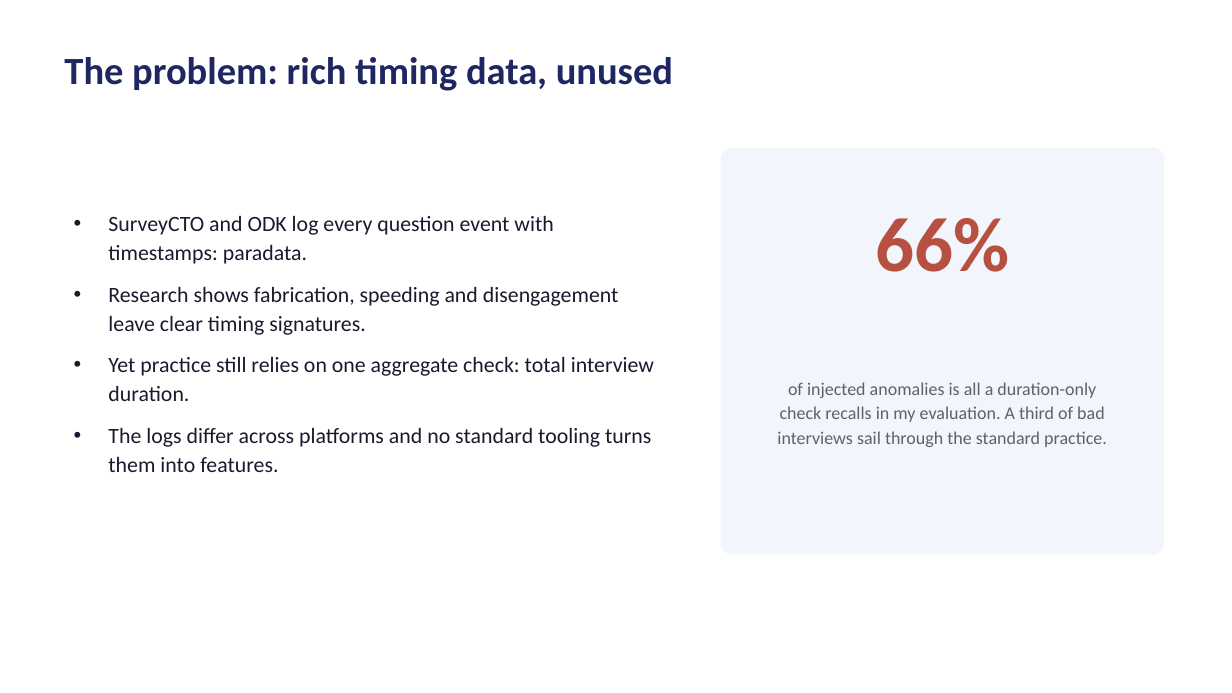
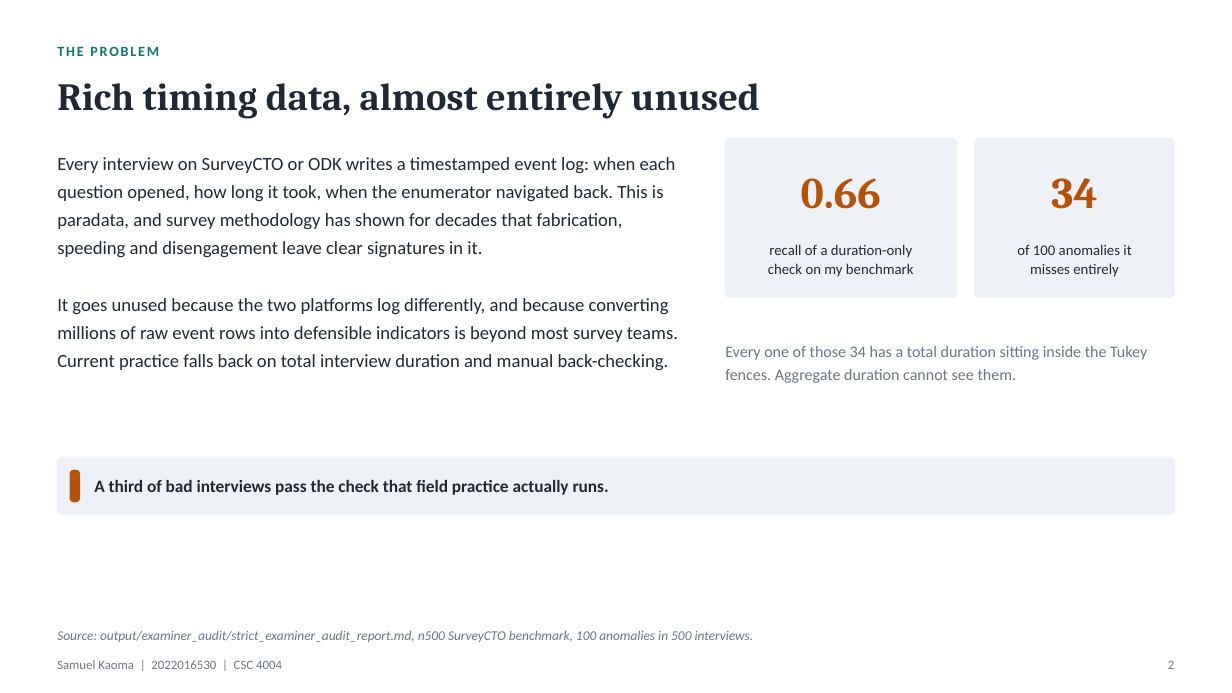
Before and after one commit to Samuelkaoma-eng/SKACE-TIME-DATA, a slide deck: slide 2 of docs/deliverables/Kaoma_Paradata_Presentation.pptx. Drawn at 1232x693 pixels with LibreOffice and Linux fonts; fonts in the diff are those of the drawing. Boxes give left, top, right and bottom in pixels: in the first picture for what was removed or moved away, otherwise in the second. Text is boxed around its words. In the diff, an @@ line names an element or a change of style, - is before the commit and + after.

Commit message:
Track the presentation's demo panels and the parity pipeline outputs
The presentation grew to 31 slides with five demo panels drawn from a live
pipeline run; the panels and the script that draws them are now committed
alongside it. The platform parity run's per-interview pipeline outputs are
tracked, as the robustness round's already are, while the inputs it
regenerates under data/platform_parity/ and the demo run's outputs are
ignored. The handwritten signature used by the Word build stays out of
version control.

The README now describes the report's appendices as A to F and names the
commands that rebuild its figures and Word files.

```diff
--- a/docs/deliverables/Kaoma_Paradata_Presentation.pptx
+++ b/docs/deliverables/Kaoma_Paradata_Presentation.pptx
@@ text at <box>57,46,159,56</box>: text changed; size 30 to 11 pt; text colour #1E2761 to #0F766E @@
-The problem: rich timing data, unused
+THE PROBLEM
@@ text added at <box>57,83,760,119</box>, 30 pt, text #1F2933, bold @@
+Rich timing data, almost entirely unused
@@ rounded rectangle removed at <box>721,148,1165,555</box> @@
@@ rounded rectangle added at <box>726,139,957,298</box>, fill #EEF2F6, outline #EEF2F6 1 pt @@
@@ rounded rectangle added at <box>975,139,1175,298</box>, fill #EEF2F6, outline #EEF2F6 1 pt @@
@@ text added at <box>57,157,678,370</box>, 14.5 pt, text #1F2933 @@
+Every interview on SurveyCTO or ODK writes a timestamped event log: when each question opened, how long it took, when the enumerator navigated back. This is paradata, and survey methodology has shown for decades that fabrication, speeding and disengagement leave clear signatures in it.
+It goes unused because the two platforms log differently, and because converting millions of raw event rows into defensible indicators is beyond most survey teams. Current practice falls back on total interview duration and manual back-checking.
@@ text at <box>801,178,881,209</box>: text changed; size 60 to 34 pt; font Calibri to Cambria; text colour #B85042 to #B45309 @@
-66%
+0.66
@@ text added at <box>1051,178,1097,209</box>, 34 pt, text #B45309, bold @@
+34
@@ text removed at <box>108,216,654,472</box> @@
-• SurveyCTO and ODK log every question event with timestamps: paradata.
-• Research shows fabrication, speeding and disengagement leave clear timing signatures.
-• Yet practice still relies on one aggregate check: total interview duration.
-• The logs differ across platforms and no standard tooling turns them into features.
@@ text added at <box>768,244,914,277</box>, 11.5 pt, text #1F2933 @@
+recall of a duration-only
+check on my benchmark
@@ text added at <box>1017,244,1131,277</box>, 11.5 pt, text #1F2933 @@
+of 100 anomalies it
+misses entirely
@@ text added at <box>725,346,1147,383</box>, 12.5 pt, text #6B7785 @@
+Every one of those 34 has a total duration sitting inside the Tukey fences. Aggregate duration cannot see them.
@@ text removed at <box>777,382,1107,447</box> @@
-of injected anomalies is all a duration-only check recalls in my evaluation. A third of bad interviews sail through the standard practice.
@@ rounded rectangle added at <box>57,457,1175,515</box>, fill #EEF2F6, outline #EEF2F6 1 pt @@
@@ rounded rectangle added at <box>70,470,79,502</box>, fill #B45309, outline #B45309 1 pt @@
@@ text added at <box>94,480,609,495</box>, 13.5 pt, text #1F2933, bold @@
+A third of bad interviews pass the check that field practice actually runs.
@@ text added at <box>57,630,754,642</box>, 10.5 pt, text #6B7785, italic @@
+Source: output/examiner_audit/strict_examiner_audit_report.md, n500 SurveyCTO benchmark, 100 anomalies in 500 interviews.
@@ text added at <box>57,660,282,669</box>, 10 pt, text #6B7785 @@
+Samuel Kaoma | 2022016530 | CSC 4004
@@ text added at <box>1168,661,1174,669</box>, 10 pt, text #6B7785 @@
+2
```
Also in this commit, not shown: 9 other slides changed, 21 slides added, 13 slides removed, 14 other files.
